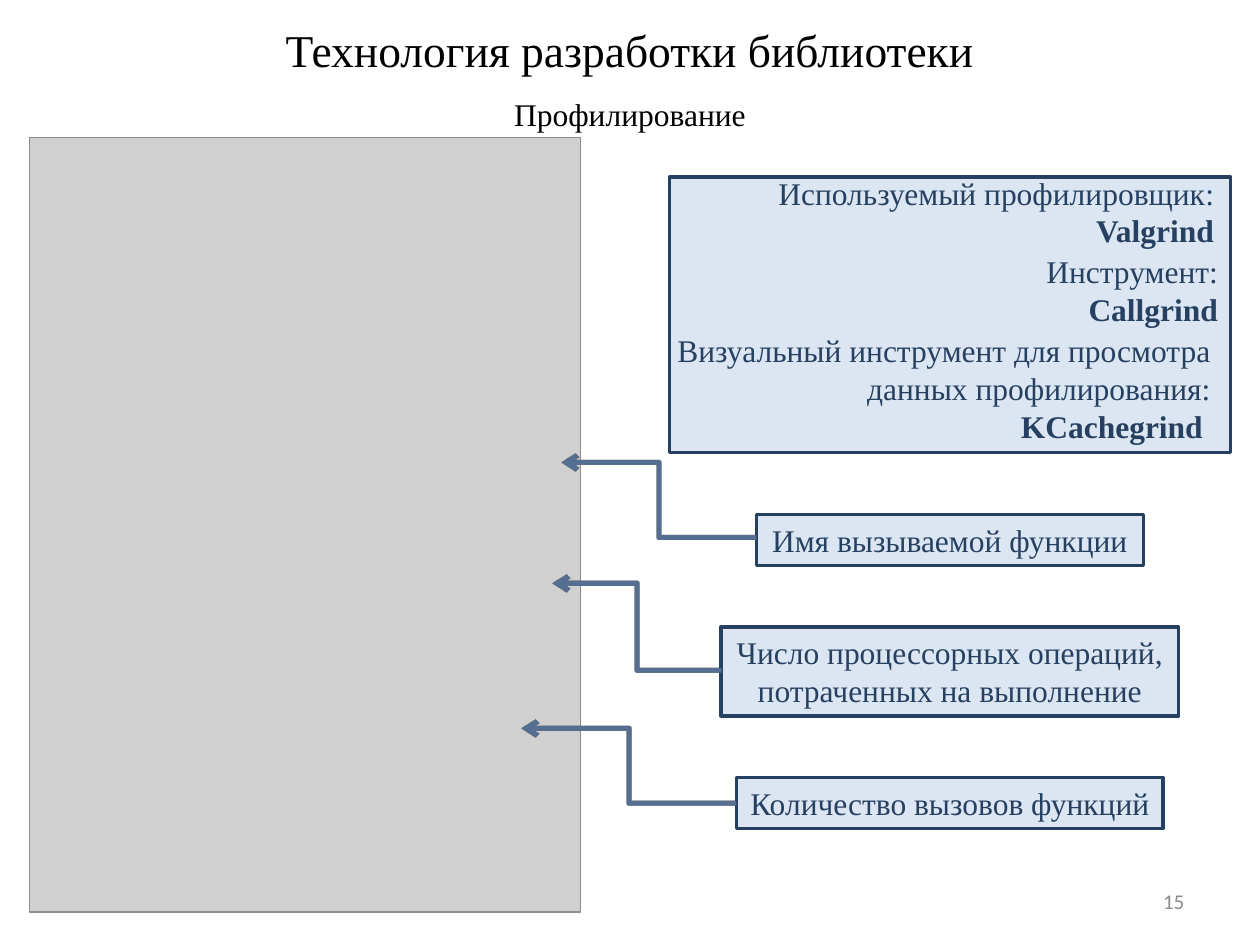
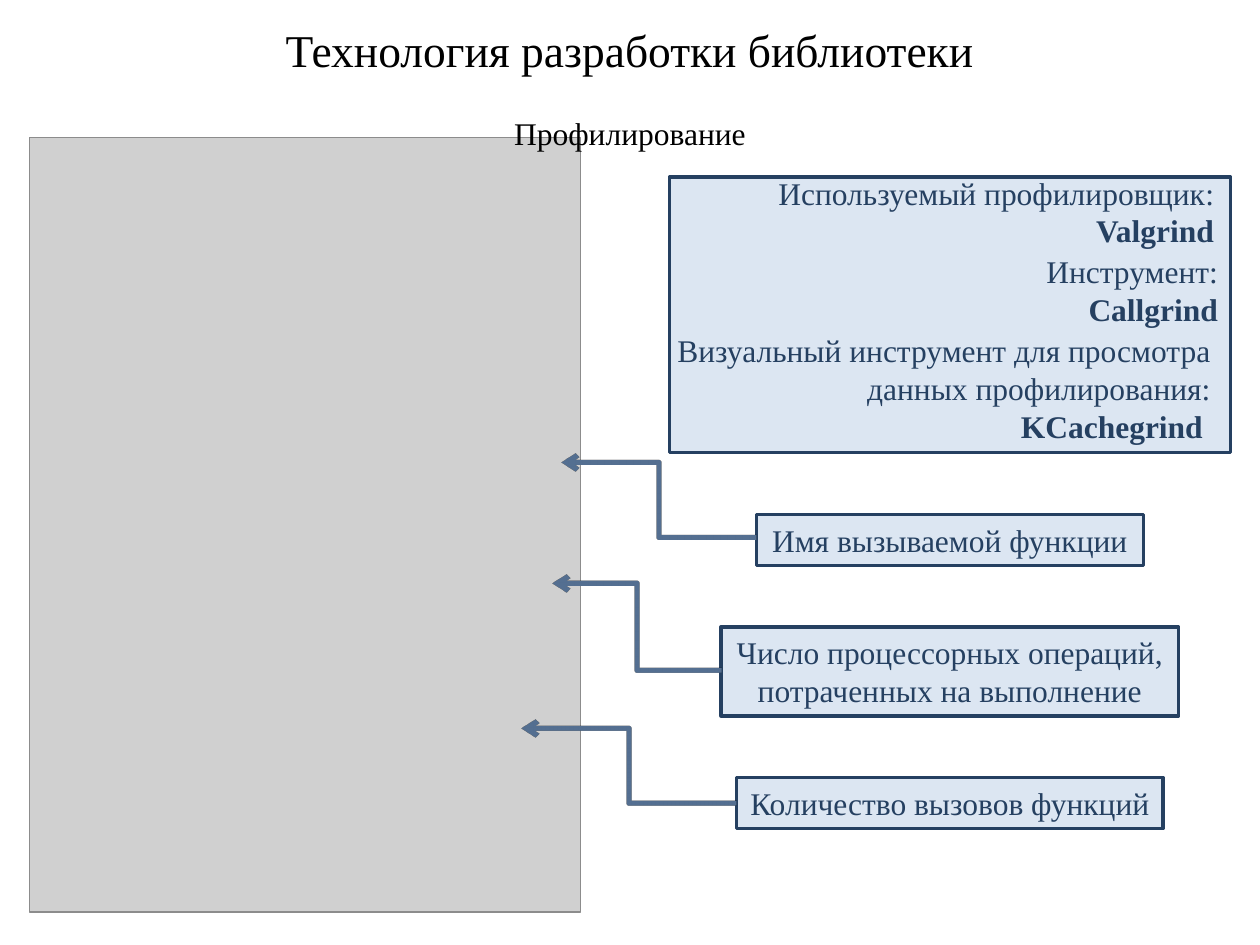
Before and after one commit to nwcfang/diplom_report, a slide deck: slide 15 of presentation/presentation-shtamp.pptx. Drawn at 1260x945 pixels with LibreOffice and Linux fonts; fonts in the diff are those of the drawing; grey boxes stand for pictures. Boxes give left, top, right and bottom in pixels: in the first picture for what was removed or moved away, otherwise in the second. Text is boxed around its words. In the diff, an @@ line names an element or a change of style, - is before the commit and + after.

```diff
--- a/presentation/presentation-shtamp.pptx
+++ b/presentation/presentation-shtamp.pptx
@@ text "Профилирование" moved from (x1=514, y1=104, x2=746, y2=132) to (x1=514, y1=123, x2=746, y2=152) @@
@@ page number removed at (x1=1163, y1=895, x2=1184, y2=909) @@
-15
```
Also in this commit, not shown: 13 other slides changed, 1 other file.
